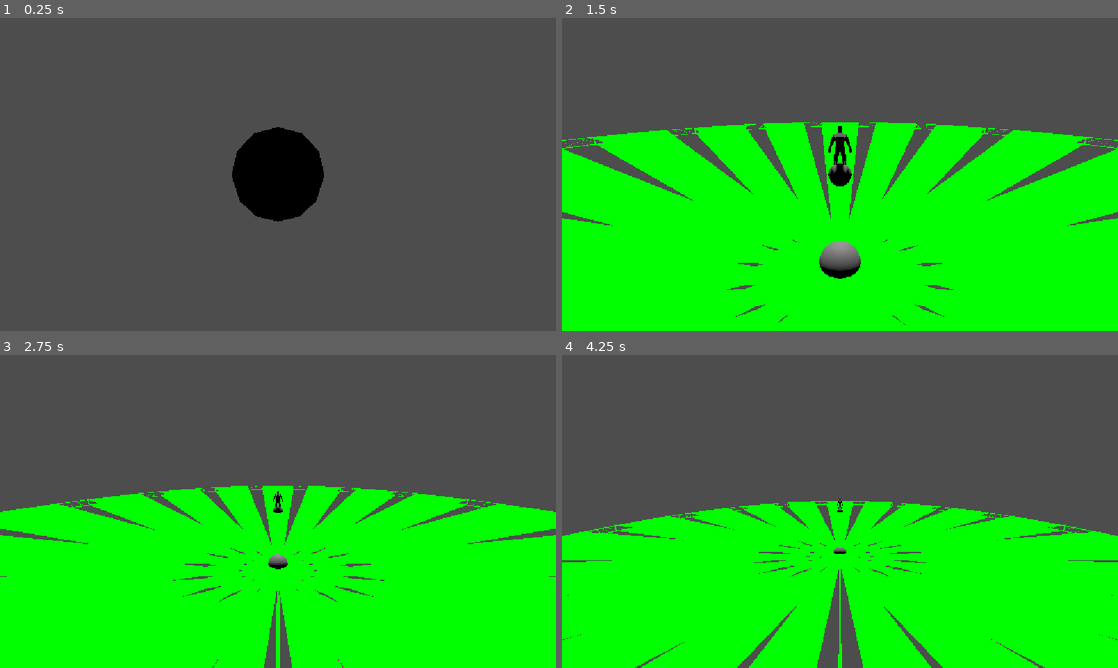
Above: before the commit, frames 1-4 (two rows, left to right).
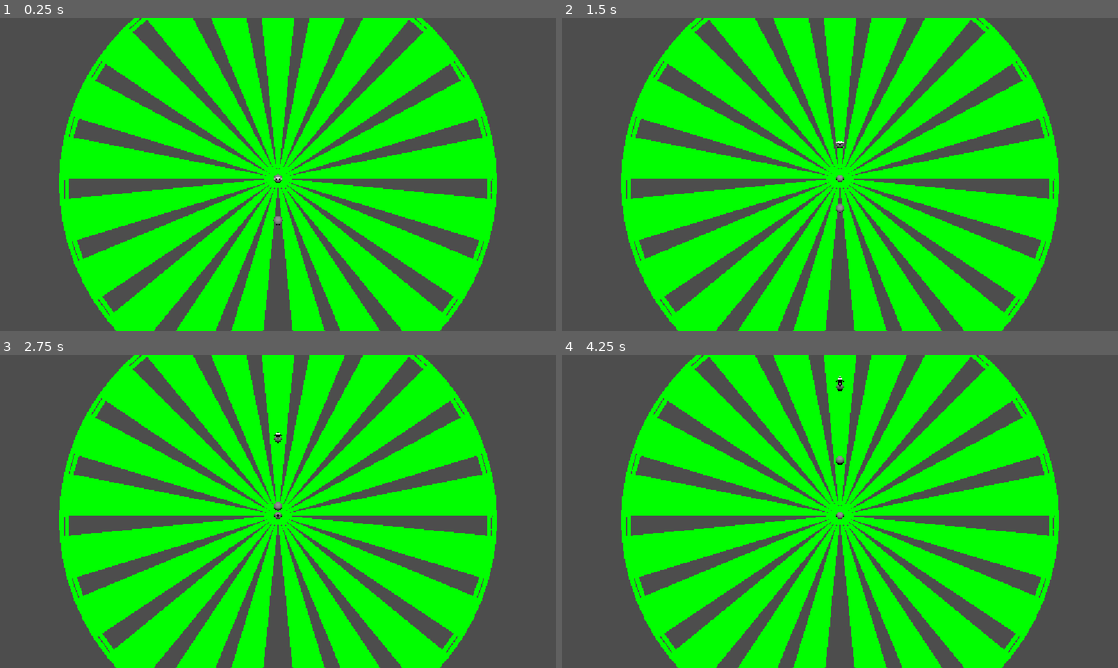
Above: after the commit, the same moments.

Repository: XMNNguyen/Soulslike_Roguelike
Game: Godot game, scene res://Scenes/main.tscn
Two runs of this game, one before a commit and one after it. Both use one fixed random seed, a clock stepped at 60 frames per second and the inputs below.
Inputs (mouse positions are in pixels of both pictures, inside the frame that each line leads up to):
- Up to frame 1 (0.25 s): no input
- Up to frame 2 (1.5 s): move the mouse to (867, 174) at 0.52 s; hold W (forward) from 0.53 s (still down); tap Space (dodge) at 0.6, 1.35 s; move the mouse to (812, 174) at 1.27 s
- Up to frame 3 (2.75 s): keep holding W (forward); move the mouse to (289, 505) at 2.02 s; tap Space (dodge) at 2.1 s
- Up to frame 4 (4.25 s): keep holding W (forward); move the mouse to (834, 517) at 2.77 s; tap Space (dodge) at 2.85, 3.6 s; move the mouse to (878, 514) at 3.52 s

The runs differ from the first frame. In frame 1, 51% of the frame differs, in the area x 10-90%, y 0-100%; in frame 2, 48%; in frame 3, 48%; in frame 4, 49%.

Commit message:
calculate dirtion from camera -> pivot instead of pivot -> target

Diff:
--- a/soulslike-roguelike/Scripts/Entities/Camera/user_camera.gd
+++ b/soulslike-roguelike/Scripts/Entities/Camera/user_camera.gd
@@ -11,8 +11,8 @@
 @export var tilt_limit : float = 70.0
 @export var camera_offset : float = 5.0
 
-@export var follow_speed : float = 5.0
-@export var look_speed : float = 60.0
+@export var follow_speed : float = 60
+@export var look_speed : float = 30.0
 
 var previous_player_position : Vector3
 
@@ -47,14 +47,16 @@
 		return
 
 	# calculate the distance in the forward direction of the camera
-	var forward := -(pivot.global_position - camera.global_position).normalized()
+	var forward := (pivot.global_position - camera.global_position).normalized()
+	forward.y = (pivot.global_position - target.global_position).normalized().y
+
 	var distance_to := pivot.global_position - target.global_position
 	var forward_to := distance_to.dot(forward)
-
+	print(abs(forward_to))
 	# calculate the distance from the camera and adjust camera position accordingly
-	if abs(forward_to) > 0.001:
-		print(forward_to)
-		camera.global_position += forward_to * forward * look_speed * delta
+	if forward_to:
+		print(forward_to * -forward * follow_speed * delta )
+		camera.global_position += forward_to * -forward * follow_speed * delta
 		print(camera.global_position)
 
 	pivot.global_position = target.global_position
--- a/soulslike-roguelike/Scripts/Levels/Debug_Level/debug_level.gd
+++ b/soulslike-roguelike/Scripts/Levels/Debug_Level/debug_level.gd
@@ -7,7 +7,7 @@
 
 
 func _ready() -> void:
-	#debug_camera.make_current() #NOTE: uncomment for when testing camera
+	debug_camera.make_current() #NOTE: uncomment for when testing camera
 	pass
 
 func get_player_spawn() -> Vector3:
Not shown, added: soulslike-roguelike/Scenes/Entities/Camera/user_camera.tscn7048847658.tmp
Not shown, added: soulslike-roguelike/Scenes/Entities/Camera/user_camera.tscn7069870751.tmp
Not shown, added: soulslike-roguelike/Scenes/Entities/Camera/user_camera.tscn7075591496.tmp
